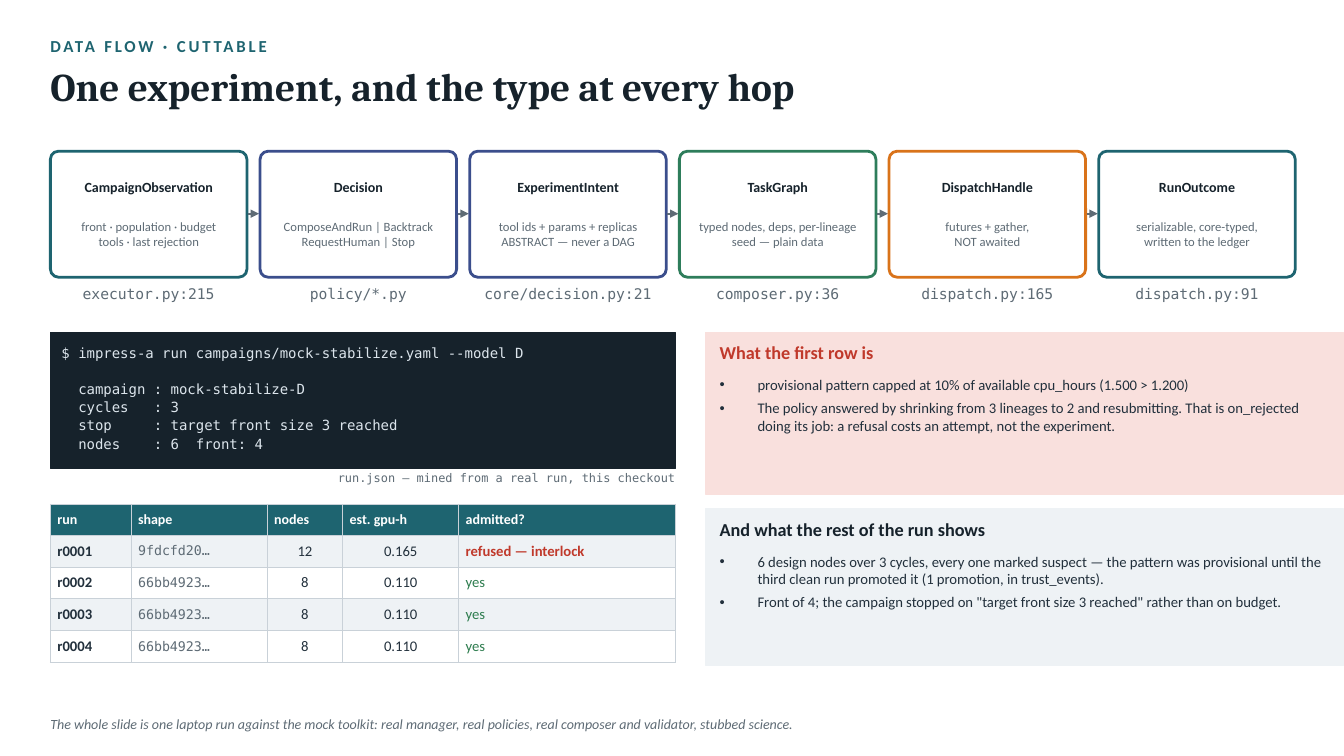
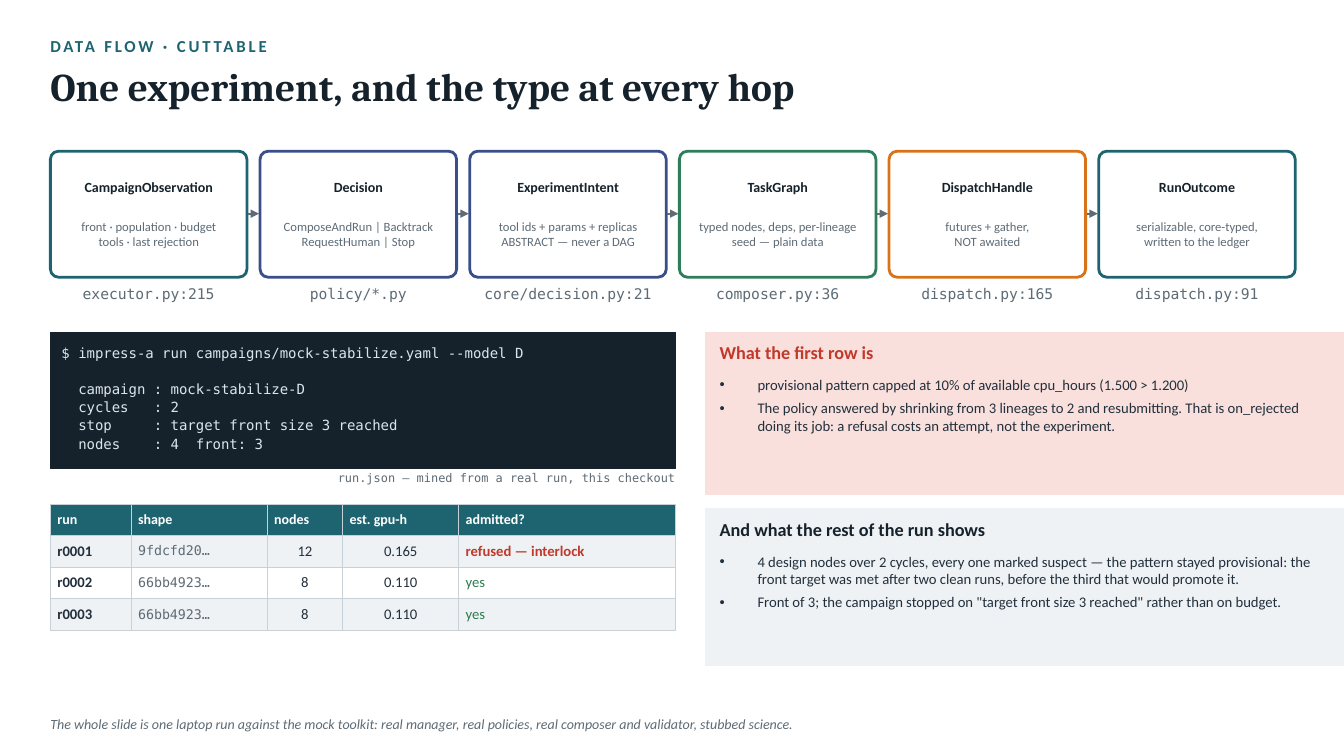
Before and after one commit to radical-collaboration/IMPRESS, a slide deck: slide 6 of agent/slides/impress-a-codewalk.pptx. Drawn at 1344x756 pixels with LibreOffice and Linux fonts; fonts in the diff are those of the drawing. Boxes give left, top, right and bottom in pixels: in the first picture for what was removed or moved away, otherwise in the second. Text is boxed around its words. In the diff, an @@ line names an element or a change of style, - is before the commit and + after.

```diff
--- a/agent/slides/impress-a-codewalk.pptx
+++ b/agent/slides/impress-a-codewalk.pptx
@@ text at (x1=78, y1=401, x2=179, y2=415): text changed @@
-cycles : 3
+cycles : 2
@@ text at (x1=78, y1=438, x2=263, y2=449): text changed @@
-nodes : 6 front: 4
+nodes : 4 front: 3
@@ table at (x1=50, y1=504, x2=676, y2=626) @@
-row 5: r0004 | 66bb4923… | 8 | 0.110 | yes
@@ text at (x1=758, y1=556, x2=1311, y2=610): text changed @@
-• 6 design nodes over 3 cycles, every one marked suspect — the pattern was provisional until the third clean run promoted it (1 promotion, in trust_events).
-• Front of 4; the campaign stopped on "target front size 3 reached" rather than on budget.
+• 4 design nodes over 2 cycles, every one marked suspect — the pattern stayed provisional: the front target was met after two clean runs, before the third that would promote it.
+• Front of 3; the campaign stopped on "target front size 3 reached" rather than on budget.
```
Also in this commit, not shown: 5 other slides changed, 6 other files.
